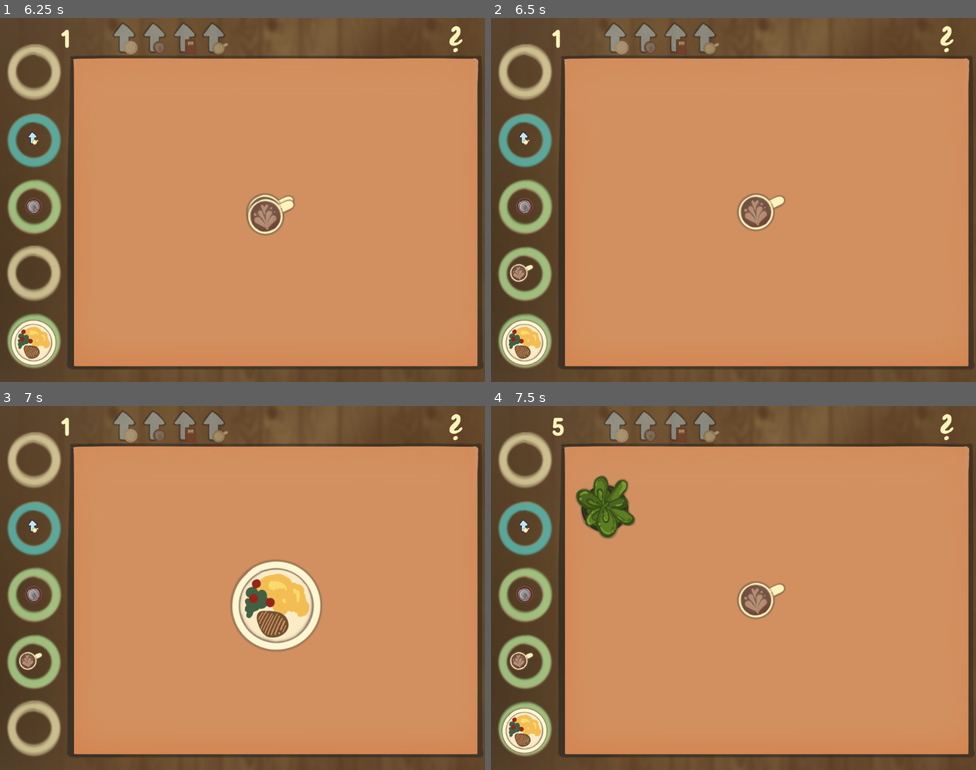
Above: before the commit, frames 1-4 (two rows, left to right).
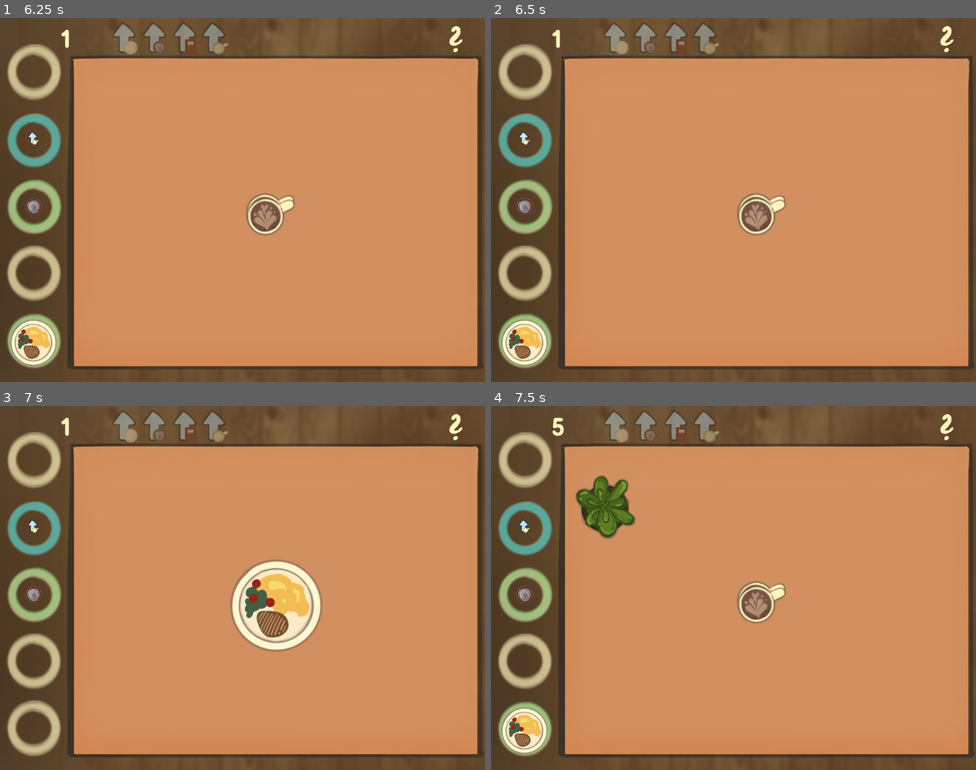
Above: after the commit, the same moments.

Repository: Nekaque/GJTraining
Game: Godot game, scene res://scenes/menu.tscn
Two runs of this game, one before a commit and one after it. Both use one fixed random seed, a clock stepped at 60 frames per second and the inputs below.
Inputs (mouse positions are in pixels of both pictures, inside the frame that each line leads up to):
- Up to frame 1 (6.25 s): click (242, 167) at 0.5 s; click (460, 36) at 1.25 s; click (455, 39) at 2 s; click (460, 36) at 2.75 s; tap Enter at 3.5 s; drag from (33, 72) to (276, 210) at 3.52 s; drag from (33, 141) to (276, 210) at 4.27 s; move the mouse to (33, 207) at 5.02 s; press the mouse at (33, 207) at 5.03 s; release the mouse at (33, 207) at 5.75 s; tap Space at 5.75 s; drag from (33, 276) to (276, 218) at 5.77 s
- Up to frame 2 (6.5 s): no input
- Up to frame 3 (7 s): drag from (33, 729) to (276, 598) at 6.52 s
- Up to frame 4 (7.5 s): drag from (524, 460) to (767, 598) at 7.27 s

Frame 1 is identical in both runs. In frame 2, 1.4% of the frame differs, in the area x 1-61%, y 49-78%; in frame 3, 0.9%; in frame 4, 1.4%.

Commit message:
stacking fixed

Diff:
--- a/scripts/item.gd
+++ b/scripts/item.gd
@@ -32,13 +32,13 @@
 
 func _on_area_entered(area: Area2D) -> void:
 	if area.is_in_group('Items'):
-		if !(stackable and area.is_in_group(animations[type])):
+		if !(Coll.is_stackable and area.is_in_group(animations[type])):
 			collided = true
 			Coll.collisions +=1
 
 func _on_area_exited(area: Area2D) -> void:
 	if area.is_in_group('Items'):
-		if !(stackable and area.is_in_group(animations[type])):
+		if !(Coll.is_stackable and area.is_in_group(animations[type])):
 			collided = false
 			Coll.collisions -=1
 
